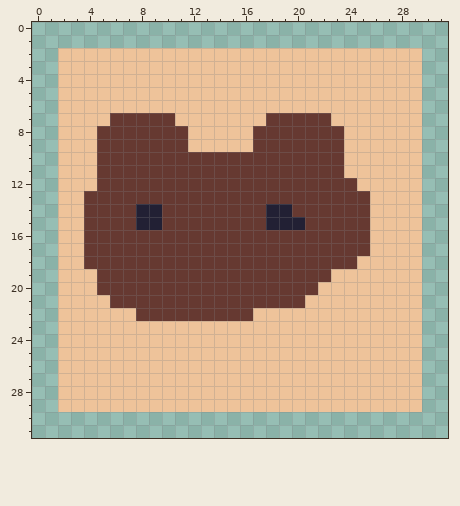
One commit to this pixel-art file: Assets/Elia/Assets/seeds/bear.ase. Above: the version before the commit.
32x32 pixels, 1 frame.
The same view after the edit:
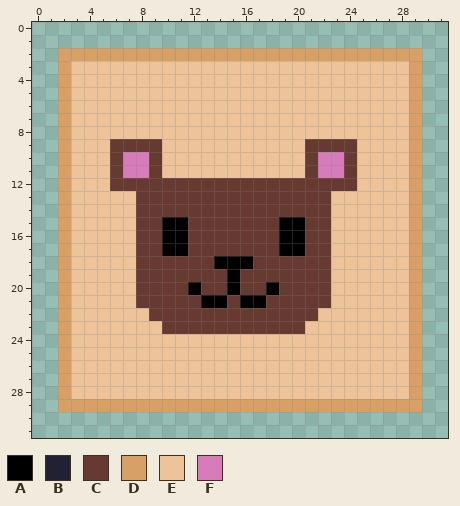
Palette (. is transparent): A #000000  B #222034  C #663931  D #d9a066  E #eec39a  F #d77bba
Edits made:
@@ x 0..31 @@
  1 ................................
- 2 ..EEEEEEEEEEEEEEEEEEEEEEEEEEEE..
- 3 ..EEEEEEEEEEEEEEEEEEEEEEEEEEEE..
- 4 ..EEEEEEEEEEEEEEEEEEEEEEEEEEEE..
- 5 ..EEEEEEEEEEEEEEEEEEEEEEEEEEEE..
- 6 ..EEEEEEEEEEEEEEEEEEEEEEEEEEEE..
- 7 ..EEEECCCCCEEEEEEECCCCCEEEEEEE..
- 8 ..EEECCCCCCCEEEEECCCCCCCEEEEEE..
- 9 ..EEECCCCCCCEEEEECCCCCCCEEEEEE..
-10 ..EEECCCCCCCCCCCCCCCCCCCEEEEEE..
-11 ..EEECCCCCCCCCCCCCCCCCCCEEEEEE..
-12 ..EEECCCCCCCCCCCCCCCCCCCCEEEEE..
-13 ..EECCCCCCCCCCCCCCCCCCCCCCEEEE..
-14 ..EECCCCBBCCCCCCCCBBCCCCCCEEEE..
-15 ..EECCCCBBCCCCCCCCBBBCCCCCEEEE..
-16 ..EECCCCCCCCCCCCCCCCCCCCCCEEEE..
-17 ..EECCCCCCCCCCCCCCCCCCCCCCEEEE..
-18 ..EECCCCCCCCCCCCCCCCCCCCCEEEEE..
-19 ..EEECCCCCCCCCCCCCCCCCCEEEEEEE..
-20 ..EEECCCCCCCCCCCCCCCCCEEEEEEEE..
-21 ..EEEECCCCCCCCCCCCCCCEEEEEEEEE..
-22 ..EEEEEECCCCCCCCCEEEEEEEEEEEEE..
-23 ..EEEEEEEEEEEEEEEEEEEEEEEEEEEE..
-24 ..EEEEEEEEEEEEEEEEEEEEEEEEEEEE..
-25 ..EEEEEEEEEEEEEEEEEEEEEEEEEEEE..
-26 ..EEEEEEEEEEEEEEEEEEEEEEEEEEEE..
-27 ..EEEEEEEEEEEEEEEEEEEEEEEEEEEE..
-28 ..EEEEEEEEEEEEEEEEEEEEEEEEEEEE..
-29 ..EEEEEEEEEEEEEEEEEEEEEEEEEEEE..
+ 2 ..DDDDDDDDDDDDDDDDDDDDDDDDDDDD..
+ 3 ..DEEEEEEEEEEEEEEEEEEEEEEEEEED..
+ 4 ..DEEEEEEEEEEEEEEEEEEEEEEEEEED..
+ 5 ..DEEEEEEEEEEEEEEEEEEEEEEEEEED..
+ 6 ..DEEEEEEEEEEEEEEEEEEEEEEEEEED..
+ 7 ..DEEEEEEEEEEEEEEEEEEEEEEEEEED..
+ 8 ..DEEEEEEEEEEEEEEEEEEEEEEEEEED..
+ 9 ..DEEECCCCEEEEEEEEEEECCCCEEEED..
+10 ..DEEECFFCEEEEEEEEEEECFFCEEEED..
+11 ..DEEECFFCEEEEEEEEEEECFFCEEEED..
+12 ..DEEECCCCCCCCCCCCCCCCCCCEEEED..
+13 ..DEEEEECCCCCCCCCCCCCCCEEEEEED..
+14 ..DEEEEECCCCCCCCCCCCCCCEEEEEED..
+15 ..DEEEEECCAACCCCCCCAACCEEEEEED..
+16 ..DEEEEECCAACCCCCCCAACCEEEEEED..
+17 ..DEEEEECCAACCCCCCCAACCEEEEEED..
+18 ..DEEEEECCCCCCAAACCCCCCEEEEEED..
+19 ..DEEEEECCCCCCCACCCCCCCEEEEEED..
+20 ..DEEEEECCCCACCACCACCCCEEEEEED..
+21 ..DEEEEECCCCCAACAACCCCCEEEEEED..
+22 ..DEEEEEECCCCCCCCCCCCCEEEEEEED..
+23 ..DEEEEEEECCCCCCCCCCCEEEEEEEED..
+24 ..DEEEEEEEEEEEEEEEEEEEEEEEEEED..
+25 ..DEEEEEEEEEEEEEEEEEEEEEEEEEED..
+26 ..DEEEEEEEEEEEEEEEEEEEEEEEEEED..
+27 ..DEEEEEEEEEEEEEEEEEEEEEEEEEED..
+28 ..DEEEEEEEEEEEEEEEEEEEEEEEEEED..
+29 ..DDDDDDDDDDDDDDDDDDDDDDDDDDDD..
 30 ................................
Changed places in both pictures, as pixel boxes (x1, y1, x2, y2):
changed: (58, 48, 422, 412)
